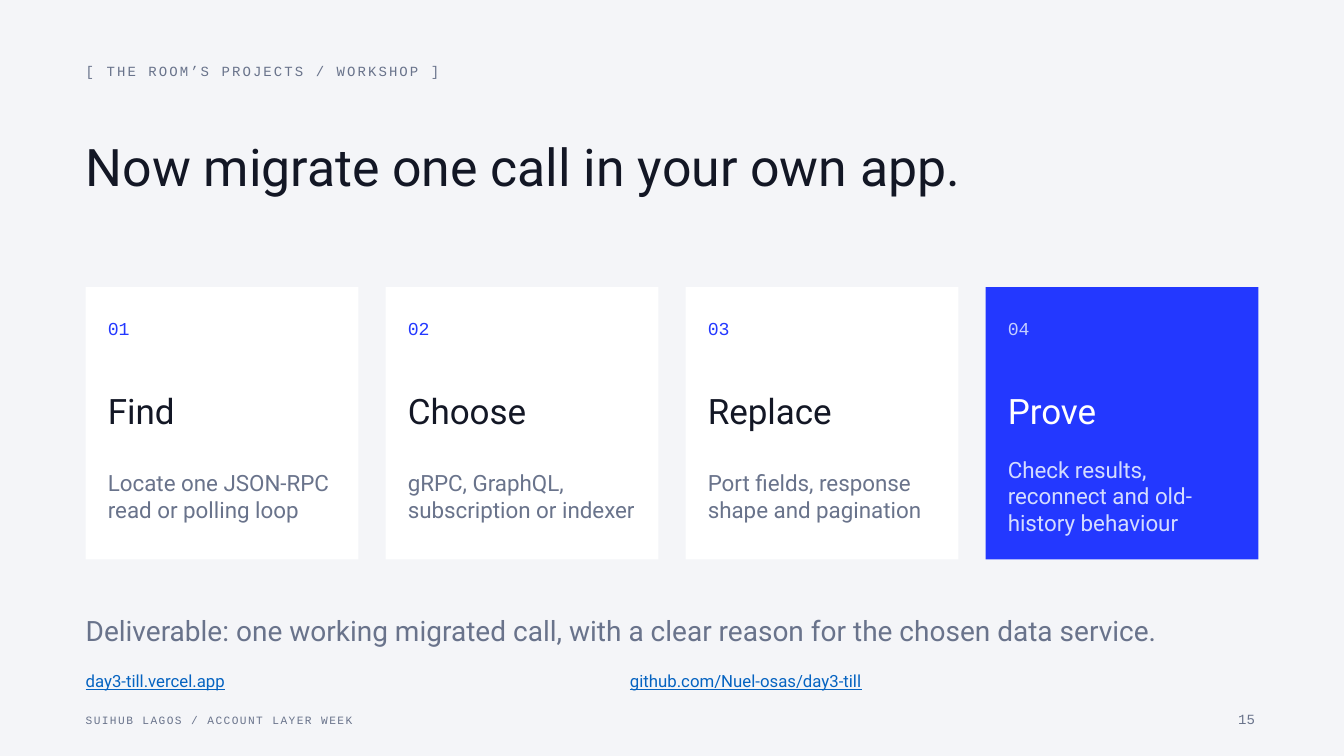
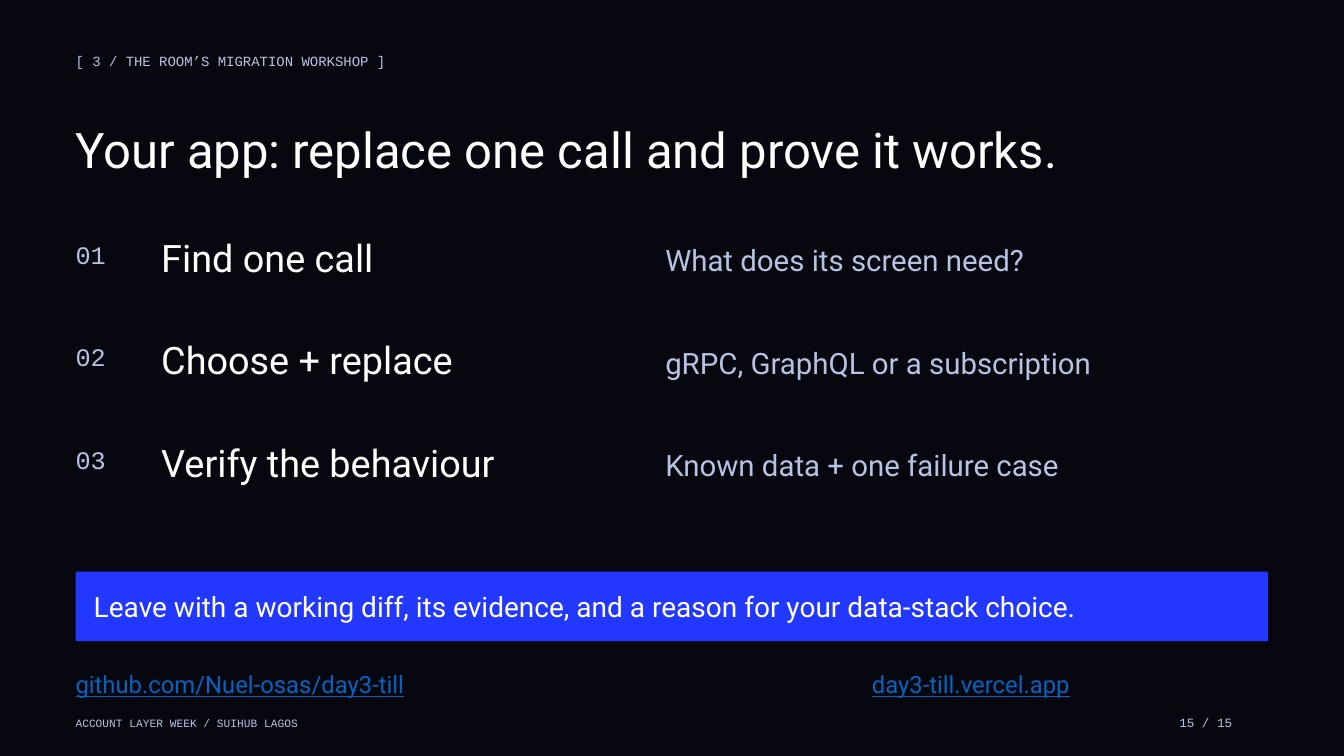
Before and after one commit to Nuel-osas/day3-till, a slide deck: slide 15 of teaching/Day3_Till_Live_Data_Seedless_Style.pptx. Drawn at 1344x756 pixels with LibreOffice and Linux fonts; fonts in the diff are those of the drawing. Boxes give left, top, right and bottom in pixels: in the first picture for what was removed or moved away, otherwise in the second. Text is boxed around its words. In the diff, an @@ line names an element or a change of style, - is before the commit and + after.

Commit message:
Rebuild Day 3 as a worked data-stack and migration lesson

```diff
--- a/teaching/Day3_Till_Live_Data_Seedless_Style.pptx
+++ b/teaching/Day3_Till_Live_Data_Seedless_Style.pptx
@@ background #F4F5F8 to #07080F @@
@@ text at [92, 56, 369, 66]: text changed; text colour #69738B to #B7C3E2 @@
-[ THE ROOM’S PROJECTS / WORKSHOP ]
+[ 3 / THE ROOM’S MIGRATION WORKSHOP ]
@@ text at [76, 131, 1057, 178]: text changed; size 37 to 35 pt; text colour #131725 to #FFFFFF @@
-Now migrate one call in your own app.
+Your app: replace one call and prove it works.
@@ text "01": place and size @@
-text "01" at [108, 323, 130, 335]
+text "01" at [76, 247, 106, 265]
@@ text added at [161, 243, 374, 273], 27 pt, text #FFFFFF @@
+Find one call
@@ text added at [665, 249, 1024, 272], 21 pt, text #B7C3E2 @@
+What does its screen need?
@@ rectangle removed at [86, 287, 359, 560] @@
@@ rectangle removed at [386, 287, 659, 560] @@
@@ rectangle removed at [686, 287, 959, 560] @@
@@ rectangle removed at [986, 287, 1259, 560] @@
@@ text removed at [1008, 323, 1030, 335] @@
-04
@@ text "02": place and size @@
-text "02" at [408, 323, 430, 335]
+text "02" at [76, 349, 106, 367]
@@ text at [161, 345, 452, 382]: text changed; size 25 to 27 pt; text colour #131725 to #FFFFFF @@
-Choose
+Choose + replace
@@ text at [665, 352, 1091, 380]: text changed; size 16 to 21 pt; text colour #69738B to #B7C3E2 @@
-gRPC, GraphQL, subscription or indexer
+gRPC, GraphQL or a subscription
@@ text removed at [108, 397, 175, 425] @@
-Find
@@ text removed at [708, 397, 832, 431] @@
-Replace
@@ text removed at [1008, 399, 1096, 425] @@
-Prove
@@ size 13 to 18 pt, text colour #2338FF to #B7C3E2 in 3 elements at [76, 247, 106, 265], [76, 349, 106, 367], [76, 452, 106, 470] @@
@@ text "03": place and size @@
-text "03" at [708, 323, 730, 335]
+text "03" at [76, 452, 106, 470]
@@ text added at [161, 448, 494, 485], 27 pt, text #FFFFFF @@
+Verify the behaviour
@@ text removed at [108, 475, 329, 523] @@
-Locate one JSON-RPC read or polling loop
@@ text added at [665, 453, 1058, 477], 21 pt, text #B7C3E2 @@
+Known data + one failure case
@@ text removed at [708, 474, 921, 523] @@
-Port fields, response shape and pagination
@@ text removed at [1008, 461, 1192, 536] @@
-Check results, reconnect and old-history behaviour
@@ rectangle added at [76, 572, 1268, 641], fill #2338FF @@
@@ text at [94, 595, 1075, 623]: text changed; text colour #69738B to #FFFFFF @@
-Deliverable: one working migrated call, with a clear reason for the chosen data service.
+Leave with a working diff, its evidence, and a reason for your data-stack choice.
@@ text "github.com/Nuel-osas/day3-till": place and size @@
-text "github.com/Nuel-osas/day3-till" at [630, 674, 861, 691]
+text "github.com/Nuel-osas/day3-till" at [76, 675, 404, 698]
@@ text "github.com/Nuel-osas/day3-till" at [76, 675, 404, 698]: size 12 to 17 pt @@
@@ text "day3-till.vercel.app" at [872, 675, 1070, 698]: size 12 to 17 pt @@
@@ text "day3-till.vercel.app": place and size @@
-text "day3-till.vercel.app" at [86, 674, 225, 691]
+text "day3-till.vercel.app" at [872, 675, 1070, 698]
@@ text at [76, 719, 298, 727]: text changed; text colour #69738B to #B7C3E2 @@
-SUIHUB LAGOS / ACCOUNT LAYER WEEK
+ACCOUNT LAYER WEEK / SUIHUB LAGOS
@@ text at [1179, 718, 1232, 727]: text changed; size 10 to 9 pt; text colour #69738B to #B7C3E2 @@
-15
+15 / 15
```
Also in this commit, not shown: 3 other slides changed, 11 slides added, 11 slides removed, 9 other files.
